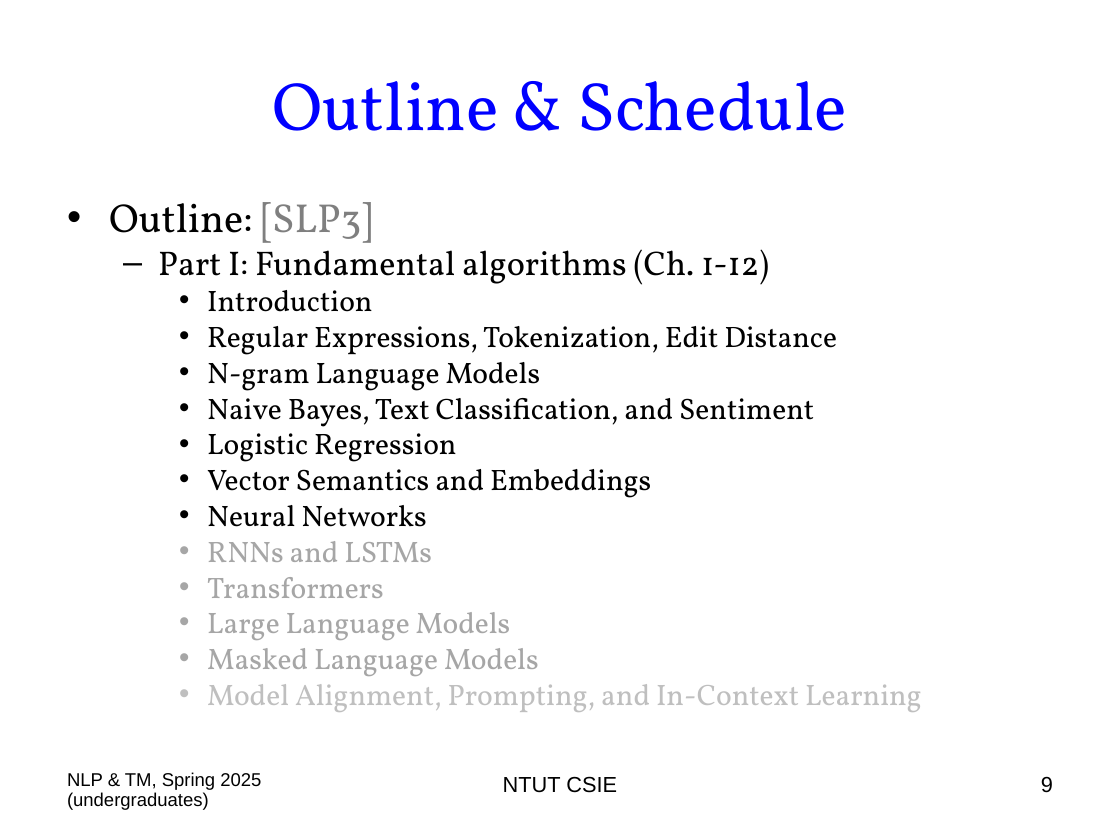
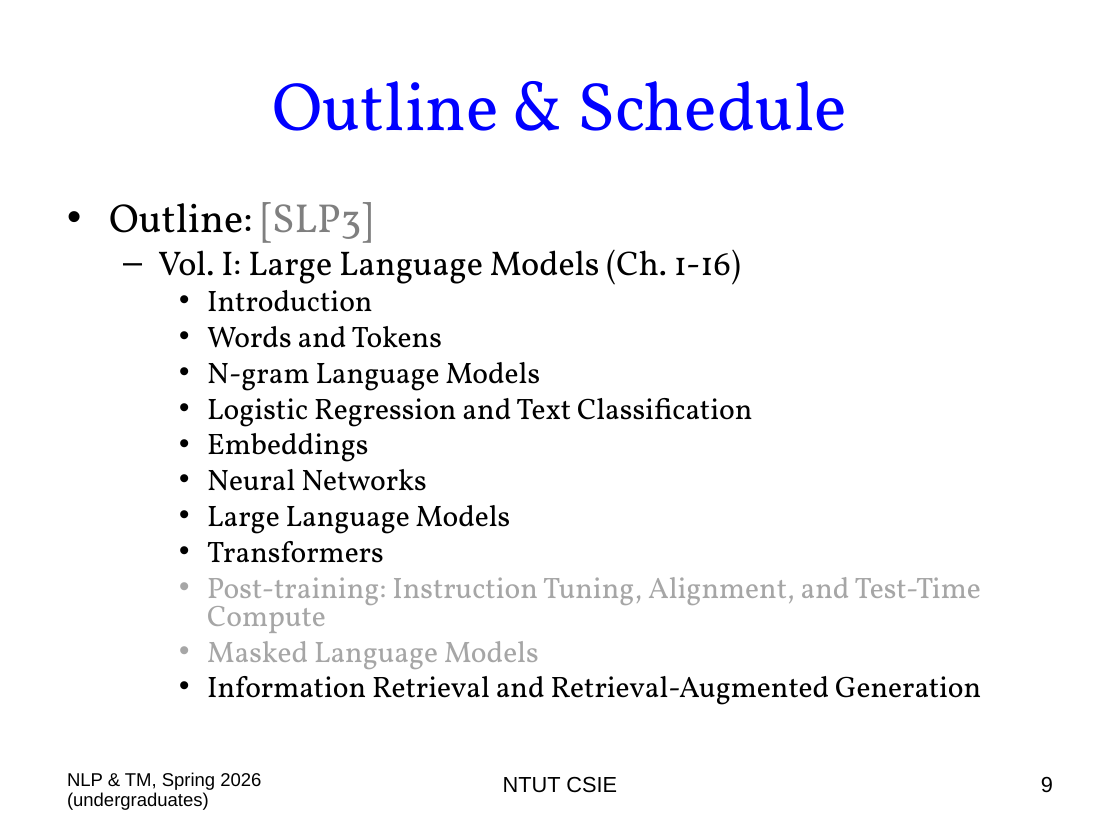
Before and after one commit to chriswjh/chriswjh.github.io, a slide deck: slide 9 of NLP_TM/00-Overview.ppt. Drawn at 1120x840 pixels with LibreOffice and Linux fonts; fonts in the diff are those of the drawing. Boxes give left, top, right and bottom in pixels: in the first picture for what was removed or moved away, otherwise in the second. Text is boxed around its words. In the diff, an @@ line names an element or a change of style, - is before the commit and + after.

```diff
--- a/NLP_TM/00-Overview.ppt
+++ b/NLP_TM/00-Overview.ppt
@@ text at bbox=[158, 242, 741, 291]: text changed @@
-  – Part I: Fundamental algorithms (Ch. 1-12)
+  – Vol. I: Large Language Models (Ch. 1-16)
@@ text at bbox=[207, 326, 442, 348]: text changed @@
-    • Regular Expressions, Tokenization, Edit Distance
+    • Words and Tokens
@@ text at bbox=[207, 390, 752, 462]: text changed @@
-    • Naive Bayes, Text Classification, and Sentiment
-    • Logistic Regression
-    • Vector Semantics and Embeddings
+    • Logistic Regression and Text Classification
+    • Embeddings
@@ text at bbox=[207, 505, 511, 534]: text changed; text colour #A6A6A6 to #000000 @@
-    • RNNs and LSTMs
+    • Large Language Models
@@ text at bbox=[207, 533, 384, 563]: text colour #A6A6A6 to #000000 in "Transformers"; bullet colour #A6A6A6 to #000000 @@
@@ text at bbox=[207, 577, 981, 633]: text changed @@
-    • Large Language Models
+    • Post-training: Instruction Tuning, Alignment, and Test-Time Compute
@@ text at bbox=[207, 676, 981, 705]: text changed; text colour #BFBFBF to #000000 @@
-    • Model Alignment, Prompting, and In-Context Learning
+    • Information Retrieval and Retrieval-Augmented Generation
@@ text at bbox=[67, 772, 261, 810]: text changed @@
-NLP & TM, Spring 2025 (undergraduates)
+NLP & TM, Spring 2026 (undergraduates)
```
Also in this commit, not shown: 45 other slides changed, 1 slide added.
